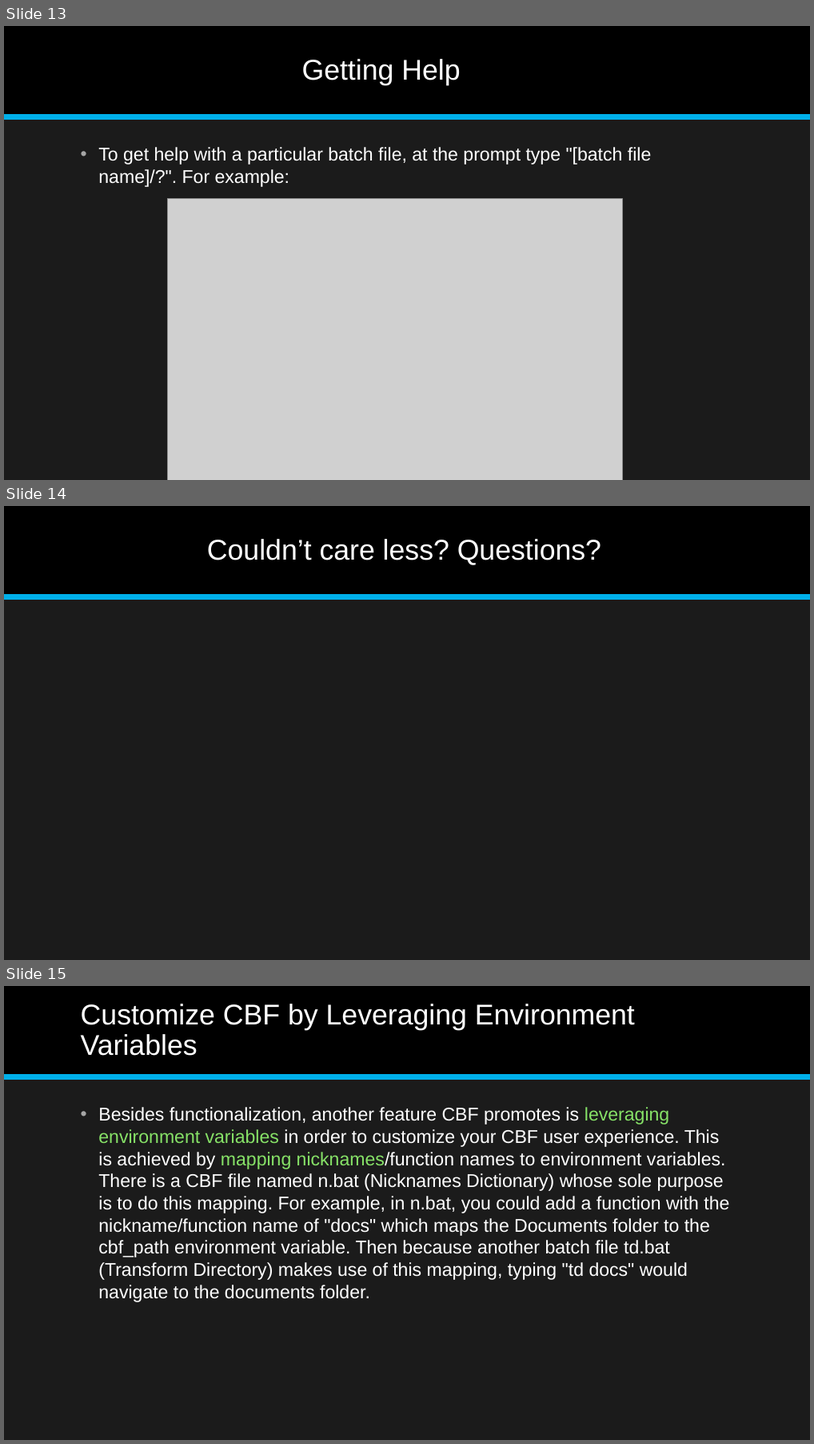
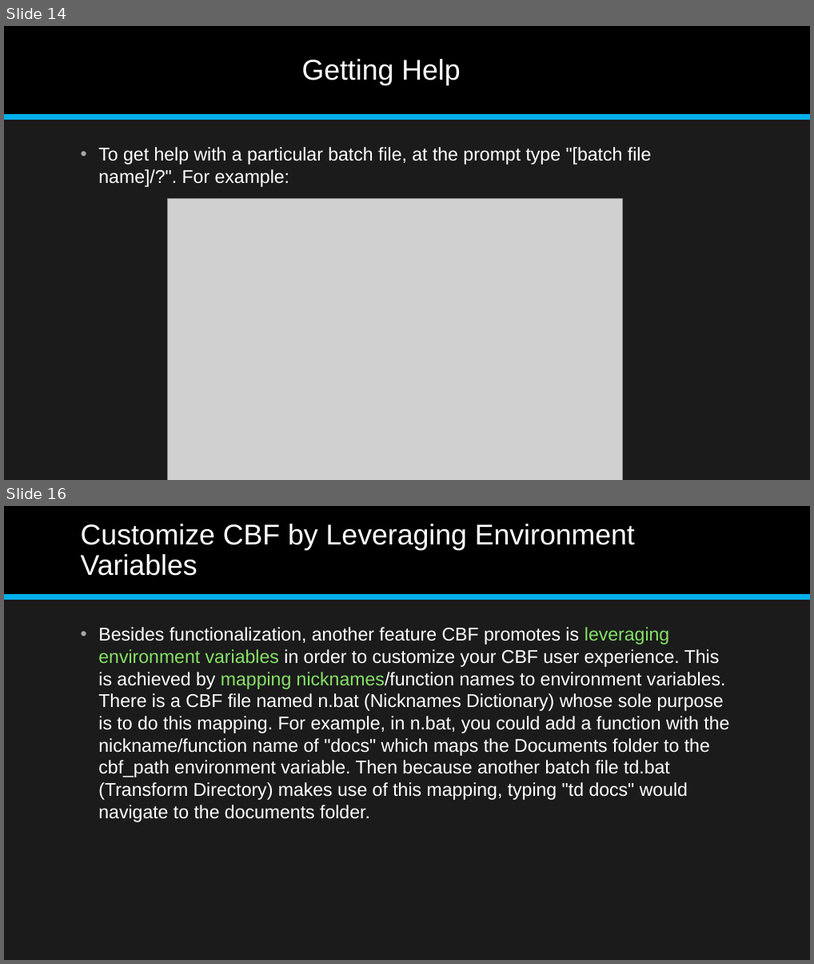
Before and after one commit to jonathan-r-jones/Composable-Batch-Files, a slide deck: Composable Batch File Helper.pptx. Shown one above the other, each under a label of ours: slides 13, 14 and 15 before the commit, slides 14 and 16 after it; the slides between them are not shown. The pictures are 814x1444 and 814x964 pixels, drawn with LibreOffice and Linux fonts; fonts in the diff are those of the drawing; grey boxes stand for pictures. Boxes give left, top, right and bottom in pixels: in the first picture for what was removed or moved away, otherwise in the second. Text is boxed around its words. In the diff, an @@ line names an element or a change of style, - is before the commit and + after.

```diff
--- a/Composable Batch File Helper.pptx
+++ b/Composable Batch File Helper.pptx
@@ slide 14 removed at (4, 506, 810, 960), background #1B1B1B; not listed: 2 template elements that a slide beside it also shows @@
@@ title removed at (207, 539, 602, 565) @@
-Couldn’t care less? Questions?
@@ what was slide 13 is now slide 14 @@
@@ what was slide 15 is now slide 16 @@
```
Also in this commit, not shown: 6 slides changed, 2 slides added, 2 other files.
